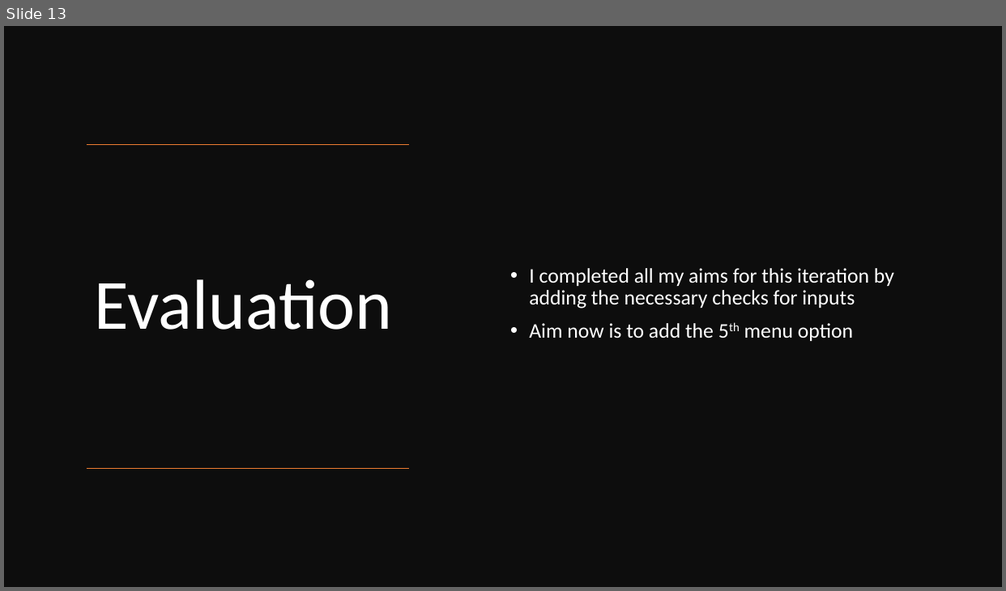
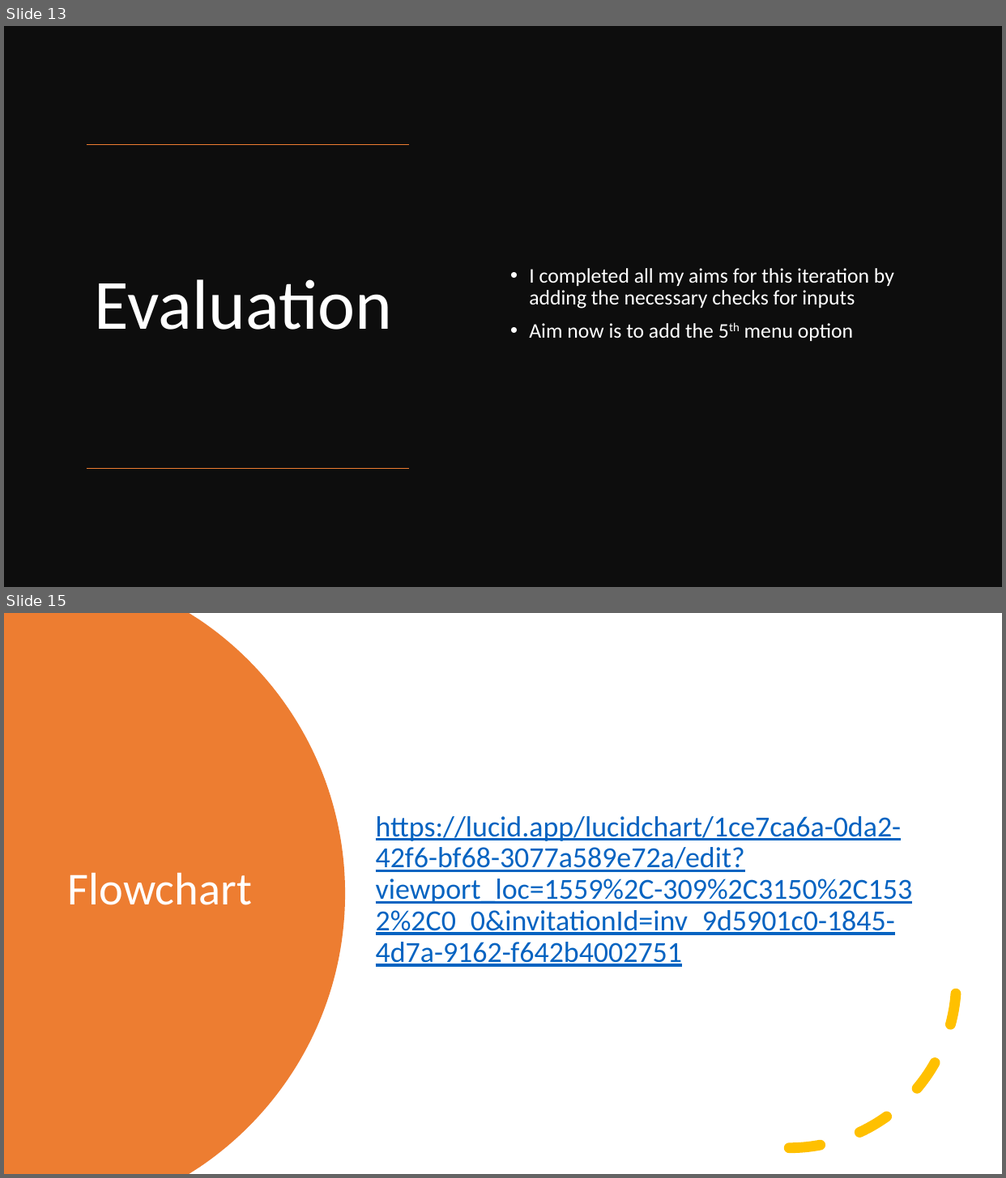
Before and after one commit to Max-Hitchings/Bright-Sparks-School-System, a slide deck: Bright Sparks Documentation.pptx. Shown one above the other, each under a label of ours: slide 13 before the commit, slides 13 and 15 after it; the slides between them are not shown. The pictures are 1006x591 and 1006x1178 pixels, drawn with LibreOffice and Linux fonts; fonts in the diff are those of the drawing. Boxes give left, top, right and bottom in pixels: in the first picture for what was removed or moved away, otherwise in the second. Text is boxed around its words. In the diff, an @@ line names an element or a change of style, - is before the commit and + after.

```diff
--- a/Bright Sparks Documentation.pptx
+++ b/Bright Sparks Documentation.pptx
@@ slide 15 added at box(4, 613, 1002, 1174), background #FFFFFF @@
@@ freeform shape added at box(4, 613, 345, 1174), fill #ED7D31 @@
@@ text added at box(376, 816, 913, 967), 28 pt, text #0563C1, underline @@
+https://lucid.app/lucidchart/1ce7ca6a-0da2-42f6-bf68-3077a589e72a/edit?viewport_loc=1559%2C-309%2C3150%2C1532%2C0_0&invitationId=inv_9d5901c0-1845-4d7a-9162-f642b4002751
@@ arc (boxed as its full ellipse) added at box(622, 815, 957, 1149), outline #FFC000 10 pt dashed @@
@@ title added at box(68, 872, 252, 905), 44 pt, text #FFFFFF @@
+Flowchart
```
Also in this commit, not shown: 4 other slides added.
